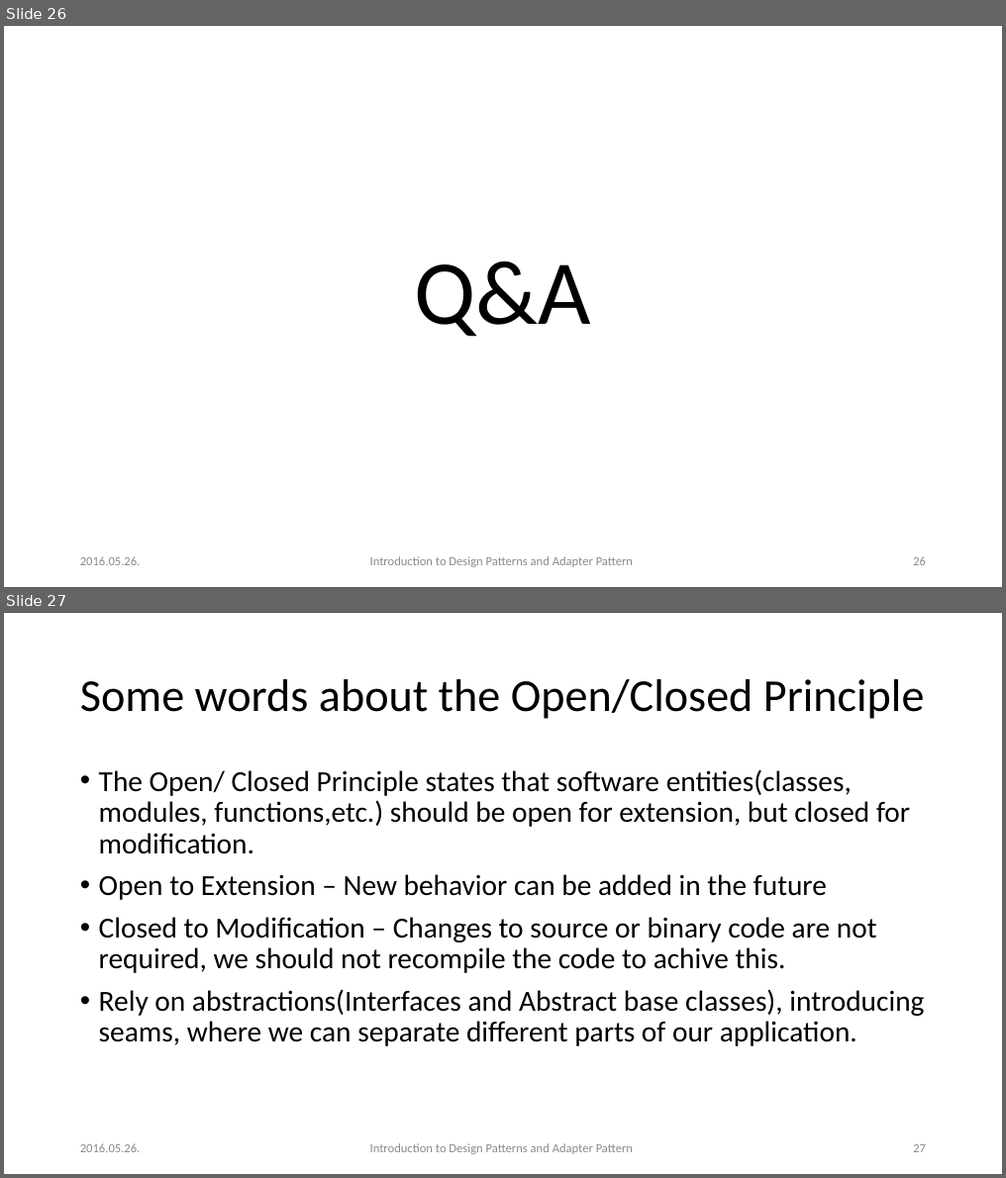
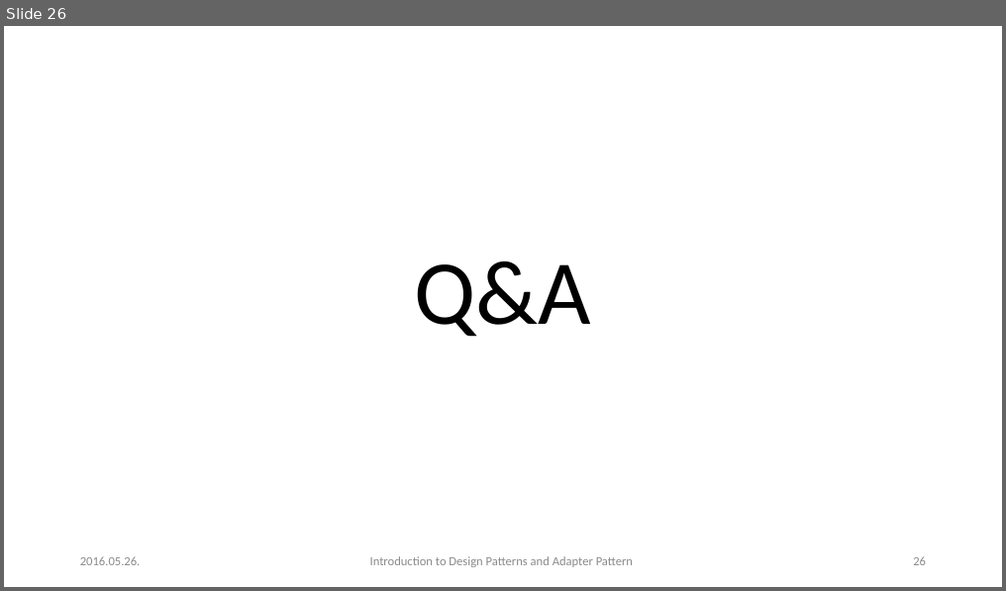
Before and after one commit to esziger/design_patterns, a slide deck: DP01_Into_And_Adapter_Pattern.pptx. Shown one above the other, each under a label of ours: slides 26 and 27 before the commit, slide 26 after it. The pictures are 1006x1178 and 1006x591 pixels, drawn with LibreOffice and Linux fonts; fonts in the diff are those of the drawing. Boxes give left, top, right and bottom in pixels: in the first picture for what was removed or moved away, otherwise in the second. Text is boxed around its words. In the diff, an @@ line names an element or a change of style, - is before the commit and + after.

Commit message:
OCP slides removed.

```diff
--- a/DP01_Into_And_Adapter_Pattern.pptx
+++ b/DP01_Into_And_Adapter_Pattern.pptx
@@ slide 27 removed at [4,613,1002,1174], background #FFFFFF @@
@@ title removed at [80,679,925,719] @@
-Some words about the Open/Closed Principle
@@ text removed at [99,769,924,1047] @@
-• The Open/ Closed Principle states that software entities(classes, modules, functions,etc.) should be open for extension, but closed for modification.
-• Open to Extension – New behavior can be added in the future
-• Closed to Modification – Changes to source or binary code are not required, we should not recompile the code to achive this.
-• Rely on abstractions(Interfaces and Abstract base classes), introducing seams, where we can separate different parts of our application.
@@ text removed at [80,1144,141,1153] @@
-2016.05.26.
@@ text removed at [370,1144,633,1155] @@
-Introduction to Design Patterns and Adapter Pattern
@@ page number removed at [913,1145,926,1153] @@
-27
```
Also in this commit, not shown: 4 other slides removed.
